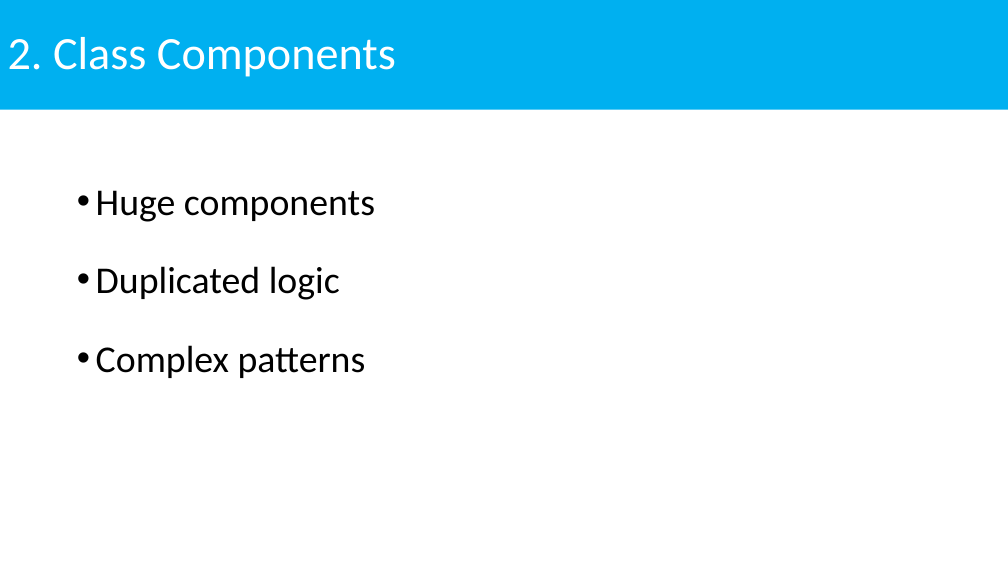
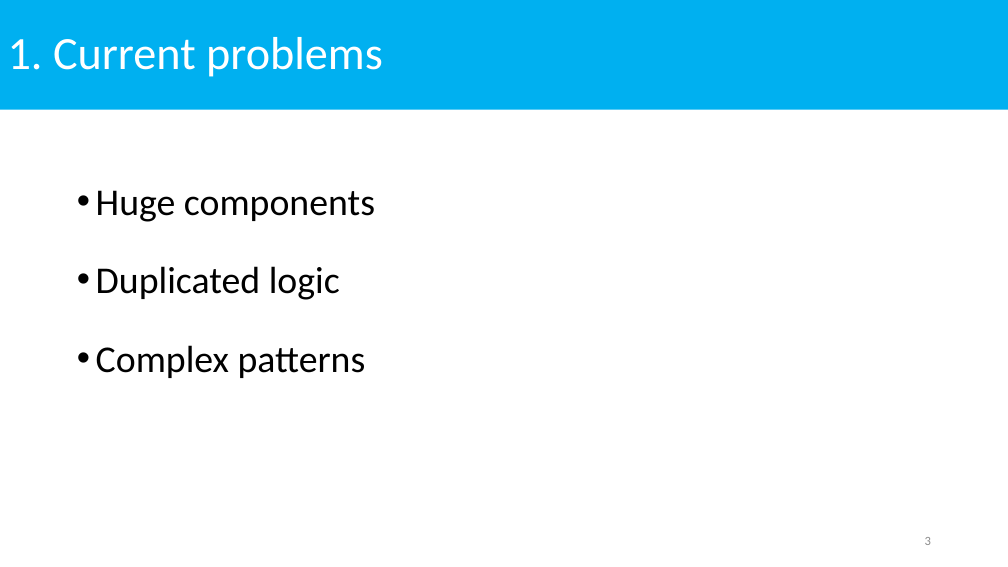
Before and after one commit to NhanHoang8195/react-hook-demo, a slide deck: slide 3 of ReactHooks.pptx (slide 4 before the commit). Drawn at 1008x567 pixels with LibreOffice and Linux fonts; fonts in the diff are those of the drawing. Boxes give left, top, right and bottom in pixels: in the first picture for what was removed or moved away, otherwise in the second. Text is boxed around its words. In the diff, an @@ line names an element or a change of style, - is before the commit and + after.

```diff
--- a/ReactHooks.pptx
+++ b/ReactHooks.pptx
@@ title at (x1=8, y1=37, x2=383, y2=77): text changed @@
-2. Class Components
+1. Current problems
@@ page number added at (x1=925, y1=537, x2=931, y2=545), 12 pt, text #8C8C8C @@
+3
```
Also in this commit, not shown: 4 other slides changed, 4 slides added, 5 slides removed, 8 other files.
